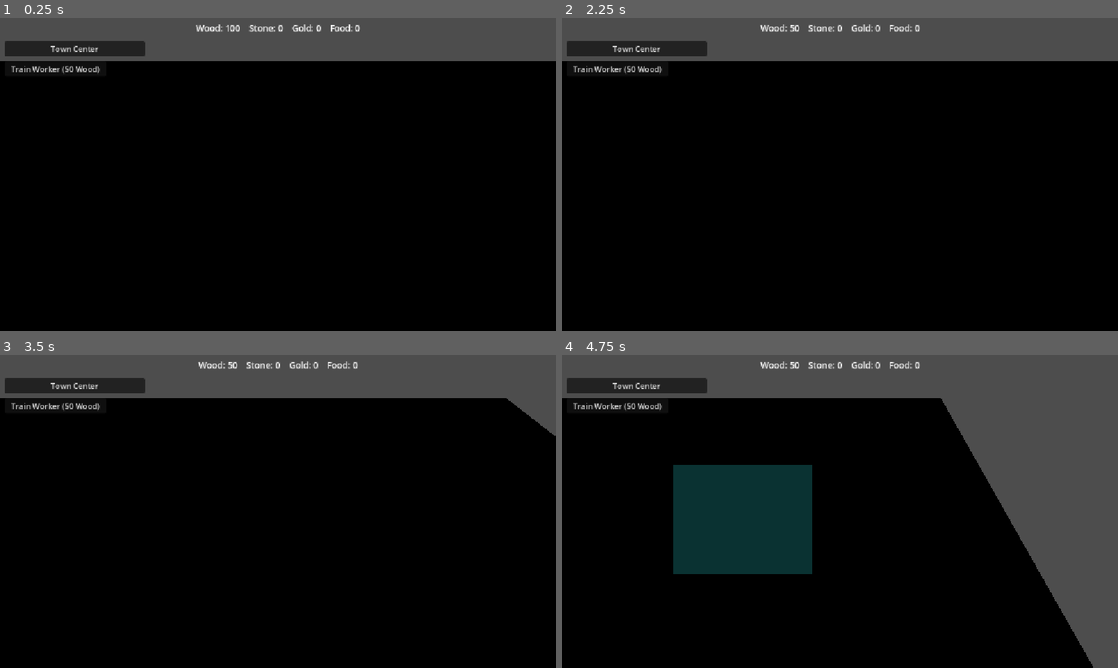
Above: before the commit, frames 1-4 (two rows, left to right).
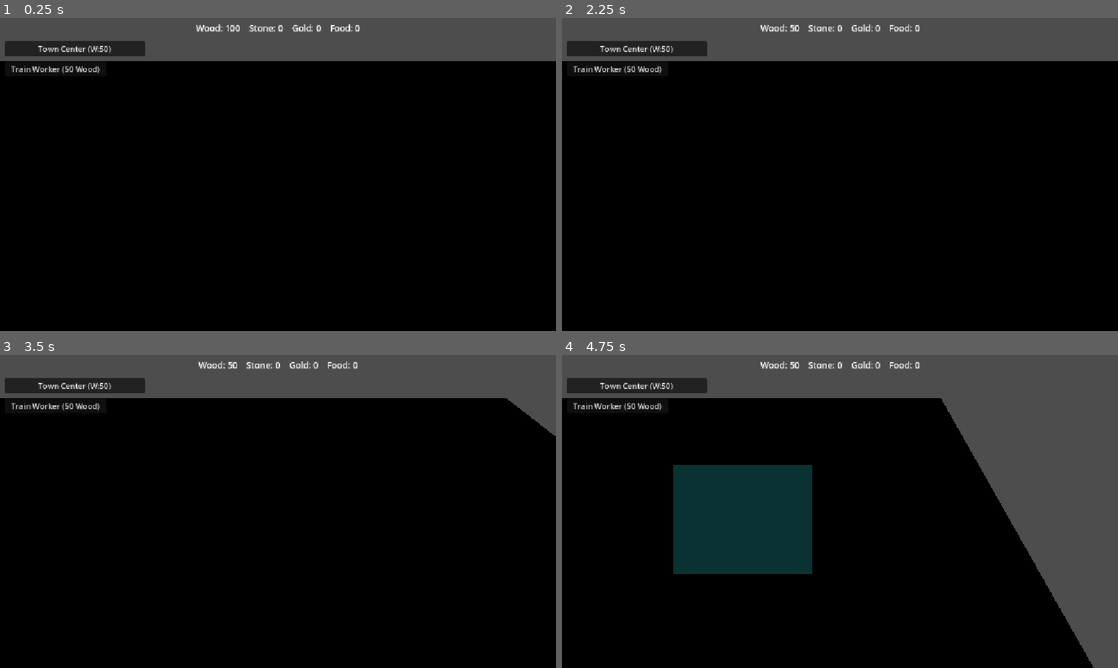
Above: after the commit, the same moments.

Repository: Ferrum-t/RTS-Game
Game: Godot game, scene res://Scenes/World/World.tscn
The game is run twice, just before and just after one commit, with the same random seed, the same clock (stepped at 60 frames per second) and the same inputs.
Inputs (mouse positions are in pixels of both pictures, inside the frame that each line leads up to):
- Up to frame 1 (0.25 s): no input
- Up to frame 2 (2.25 s): click "Town Center" (after the commit: "Town Center (W:50)") at 0.5 s; click "Train Worker (50 Wood)" at 1.25 s; tap Enter at 2 s; move the mouse to (962, 158) at 2.02 s; hold D (move_right) from 2.03 s (still down); click (962, 158) at 2.17 s
- Up to frame 3 (3.5 s): release D (move_right) at 2.75 s; drag from (166, 527) to (250, 574) at 2.77 s
- Up to frame 4 (4.75 s): move the mouse to (895, 442) at 3.52 s; hold D (move_right) 3.53-4.25 s; drag from (812, 574) to (673, 464) at 4.27 s

The runs differ from the first frame. In frame 1, 0.2% of the frame differs, in the area x 6-20%, y 8-12%; in frame 2, 0.2%; in frame 3, 0.2%; in frame 4, 0.2%.

Commit message:
Build button shows resource cost in label

Diff:
--- a/Scripts/UI/BuildButton.gd
+++ b/Scripts/UI/BuildButton.gd
@@ -5,13 +5,29 @@
 var building_data: BuildingData
 
 
-func setup(data: BuildingData):
+func setup(data: BuildingData) -> void:
+	building_data = data
+	if data == null:
+		text = "?"
+		return
 
-	building_data = data
+	var cost_parts: PackedStringArray = []
+	if data.wood > 0:
+		cost_parts.append("W:%d" % data.wood)
+	if data.stone > 0:
+		cost_parts.append("S:%d" % data.stone)
+	if data.gold > 0:
+		cost_parts.append("G:%d" % data.gold)
+	if data.food > 0:
+		cost_parts.append("F:%d" % data.food)
 
-	text = data.building_name
+	if cost_parts.is_empty():
+		text = data.building_name
+	else:
+		text = "%s (%s)" % [data.building_name, ", ".join(cost_parts)]
 
 
-func _pressed():
-
+func _pressed() -> void:
+	if building_data == null:
+		return
 	ConstructionManager.start_building(building_data)
